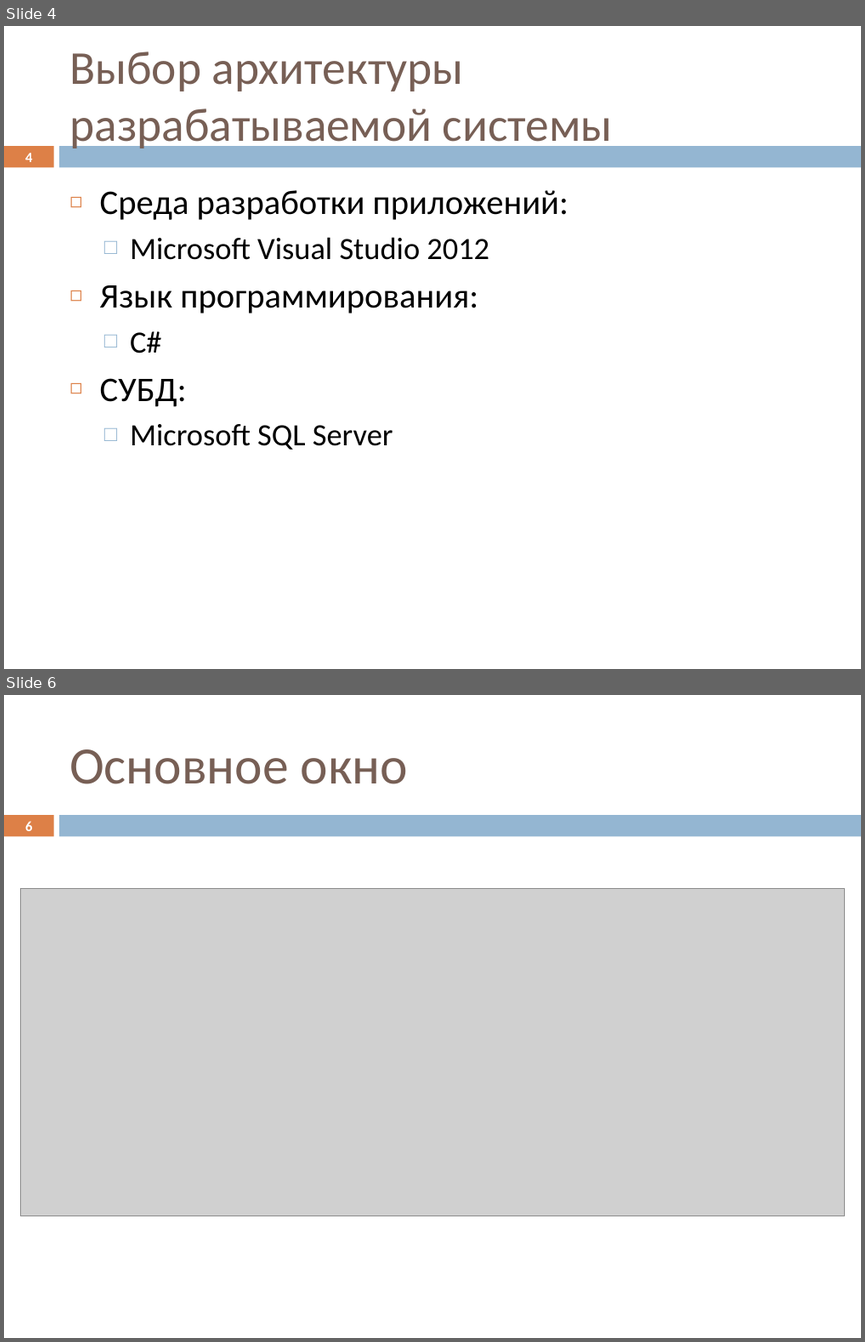
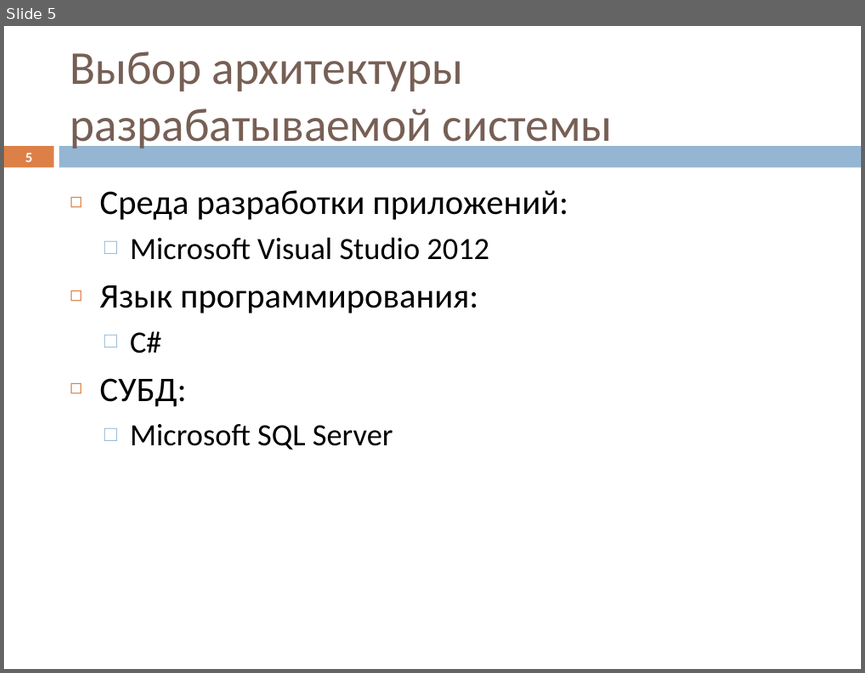
Before and after one commit to Datel777/DIPLOM, a slide deck: Презентация psv46.pptx. Shown one above the other, each under a label of ours: slides 4 and 6 before the commit, slide 5 after it; the slides between them are not shown. The pictures are 865x1342 and 865x673 pixels, drawn with LibreOffice and Linux fonts; fonts in the diff are those of the drawing; grey boxes stand for pictures. Boxes give left, top, right and bottom in pixels: in the first picture for what was removed or moved away, otherwise in the second. Text is boxed around its words. In the diff, an @@ line names an element or a change of style, - is before the commit and + after.

```diff
--- a/Презентация psv46.pptx
+++ b/Презентация psv46.pptx
@@ slide 6 removed at (4, 695, 861, 1338), background #FFFFFF; not listed: 2 template elements that a slide beside it also shows @@
@@ title removed at (69, 749, 408, 784) @@
-Основное окно
@@ page number removed at (25, 821, 32, 831) @@
-6
@@ picture removed at (21, 888, 845, 1215) @@
@@ what was slide 4 is now slide 5 @@
@@ page number at (25, 153, 32, 162): text changed @@
-4
+5
```
Also in this commit, not shown: 8 slides changed, 2 slides added, 1 other slide removed, 11 other files.
